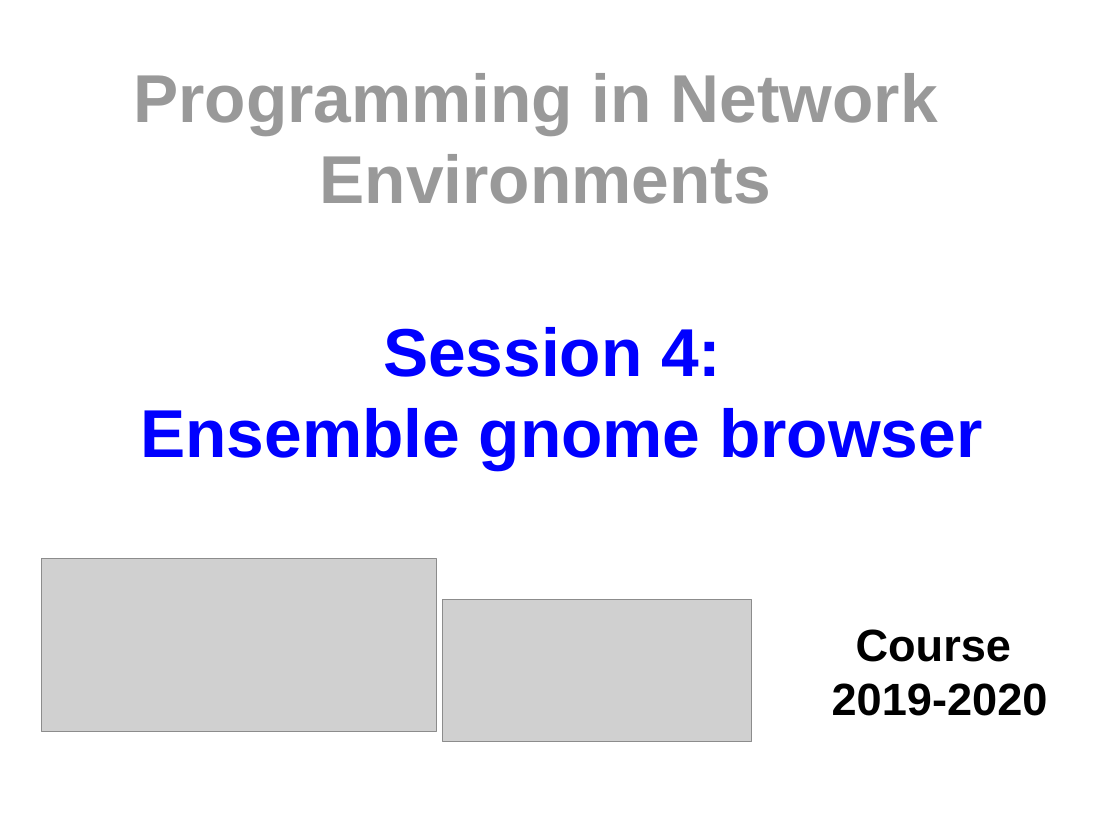
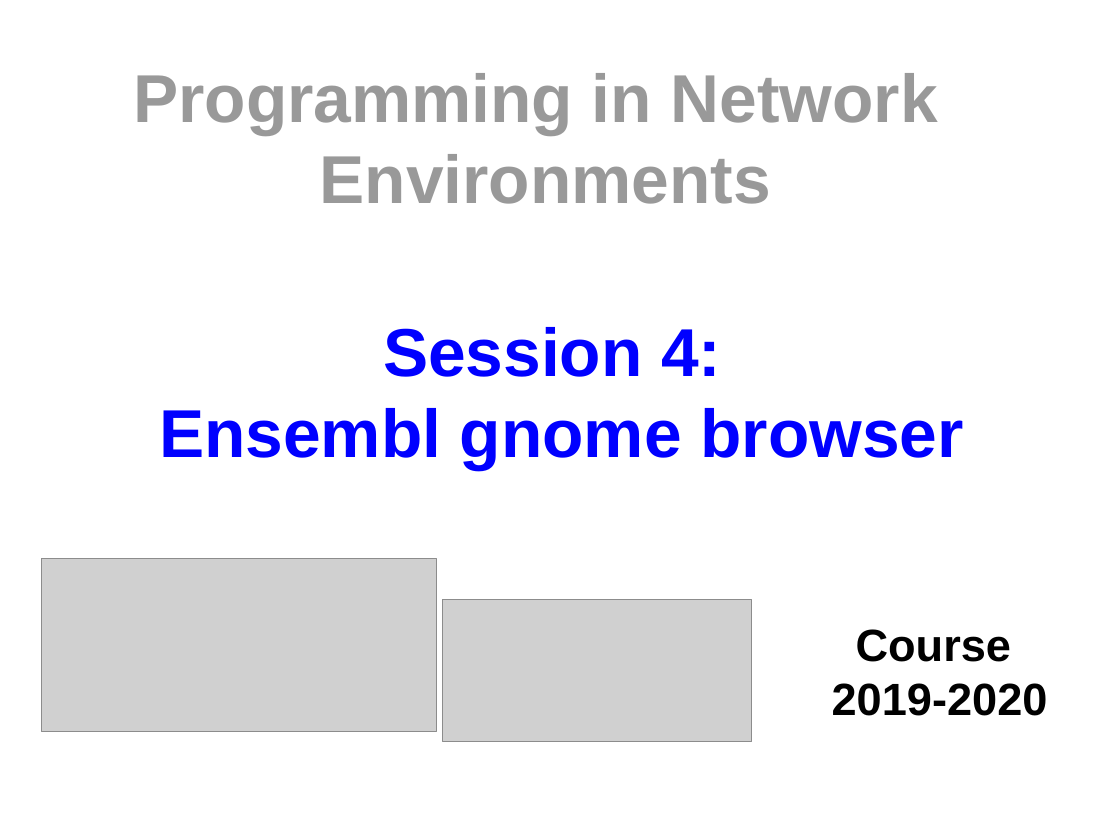
Before and after one commit to myTeachingURJC/2019-2020-PNE, a slide deck: slide 1 of s4-ensemble/Cover/Cover.odp. Drawn at 1120x840 pixels with LibreOffice and Linux fonts; fonts in the diff are those of the drawing; grey boxes stand for pictures. Boxes give left, top, right and bottom in pixels: in the first picture for what was removed or moved away, otherwise in the second. Text is boxed around its words. In the diff, an @@ line names an element or a change of style, - is before the commit and + after.

```diff
--- a/s4-ensemble/Cover/Cover.odp
+++ b/s4-ensemble/Cover/Cover.odp
@@ title at [159,327,963,471]: text changed @@
-Session 4:
-Ensemble gnome browser
+Session 4:
+Ensembl gnome browser
```
Also in this commit, not shown: 1 other file.
